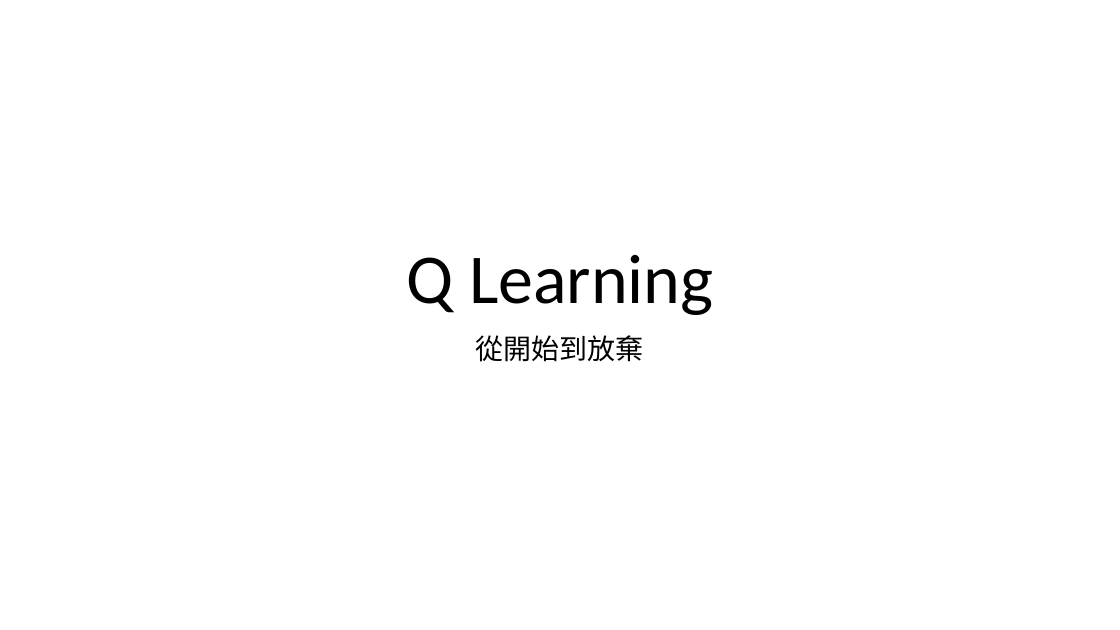
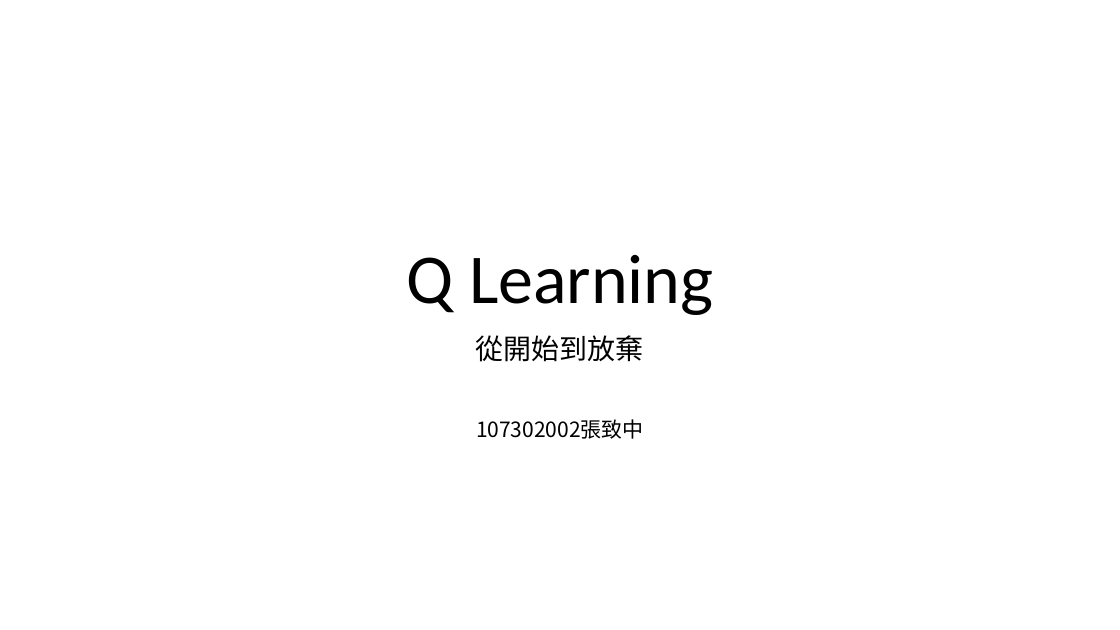
Before and after one commit to 312707047/Dino-Run-with-Rainbow-DQN, a slide deck: slide 1 of 107302002.pptx. Drawn at 1120x630 pixels with LibreOffice and Linux fonts; fonts in the diff are those of the drawing. Boxes give left, top, right and bottom in pixels: in the first picture for what was removed or moved away, otherwise in the second. Text is boxed around its words. In the diff, an @@ line names an element or a change of style, - is before the commit and + after.

```diff
--- a/107302002.pptx
+++ b/107302002.pptx
@@ subtitle at (476,419,644,439): paragraph added @@
+107302002張致中
```
Also in this commit, not shown: 4 slides added, 17 other files.
